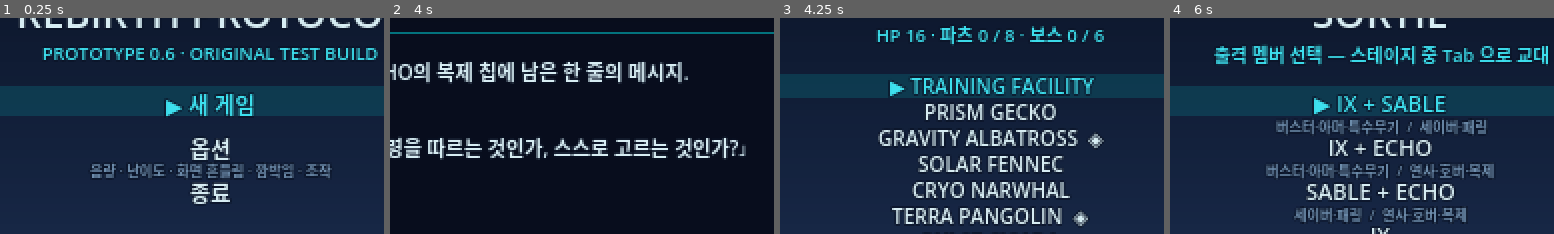
Above: before the commit, frames 1-4 (left to right).
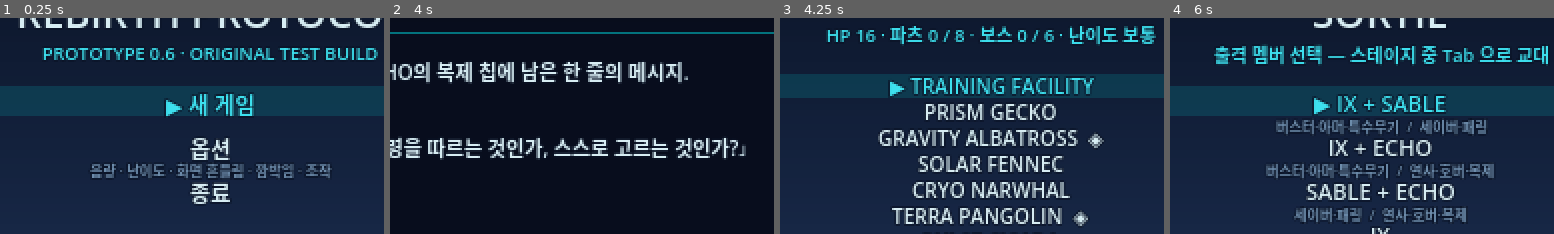
Above: after the commit, the same moments.

Repository: tail-s/Fangame_for_Mac
Game: Godot game, scene res://scenes/main.tscn
Two runs of this game, one before a commit and one after it. Both use one fixed random seed, a clock stepped at 60 frames per second and the inputs below.
Inputs (mouse positions are % of the whole screen's width and height, from its top left):
- Up to frame 1 (0.25 s): no input
- Up to frame 2 (4 s): tap Enter (confirm) at 0.5, 3.5 s; move the mouse to (72, 45) at 0.52 s; hold Right (move_right) 0.53-1.25 s; hold Tab (tag) 0.53-1.25 s; click (72, 45) at 0.67 s; tap Z (jump) at 0.77, 1.07, 3.77 s; drag from (30, 55) to (45, 70) at 1.27 s; move the mouse to (60, 28) at 2.02 s; hold Left (move_left) 2.03-2.75 s; hold C (dash) 2.03-2.75 s; tap Tab (tag) at 2.3, 3.8 s; tap R (restart) at 2.75 s; drag from (45, 70) to (20, 35) at 2.77 s; move the mouse to (80, 65) at 3.52 s; hold Right (move_right) from 3.53 s (still down); hold V (special) from 3.53 s (still down)
- Up to frame 3 (4.25 s): keep holding Right (move_right); keep holding V (special); tap Z (jump) at 4.07 s
- Up to frame 4 (6 s): release Right (move_right) at 4.25 s; release V (special) at 4.25 s; drag from (20, 35) to (35, 25) at 4.27 s; tap R (restart) at 5 s; move the mouse to (55, 50) at 5.02 s; hold Right (move_right) 5.03-5.75 s; hold E (weapon_next) 5.03-5.75 s; click (55, 50) at 5.17 s; tap Tab (tag) at 5.3 s; tap Enter (confirm) at 5.75 s; drag from (35, 25) to (30, 55) at 5.77 s
The pictures show only the part of the screen within x 22-72%, y 21-71%; the shares and areas given below are measured in that part.

Frames 1-2 are identical in both runs. In frame 3, 3.4% of the frame differs, in the area x 11-98%, y 3-13%; in frame 4, nothing differs.

Commit message:
스테이지 선택 화면에 난이도 표시
Co-Authored-By: Claude Opus 5.5 <noreply@anthropic.com>

Diff:
--- a/game/scripts/main.gd
+++ b/game/scripts/main.gd
@@ -267,8 +267,8 @@
 				"note": _select_note(s, locked)})
 	items.append({"id": "lab", "text": "ARMOR LAB", "note": "파츠 %d / 8 · 장착 · 프리셋" % Game.unlocked_count()})
 	items.append({"id": "title", "text": "타이틀로"})
-	_show_menu("STAGE SELECT", "HP %d · 파츠 %d / 8 · 보스 %d / 6" % [Game.max_hp(),
-			Game.unlocked_count(), bosses_cleared()],
+	_show_menu("STAGE SELECT", "HP %d · 파츠 %d / 8 · 보스 %d / 6 · 난이도 %s" % [Game.max_hp(),
+			Game.unlocked_count(), bosses_cleared(), Game.DIFFICULTY_NAME[Game.settings.difficulty]],
 			items, "Z 결정   Esc 타이틀", _on_select_choice, show_title)
 
 
